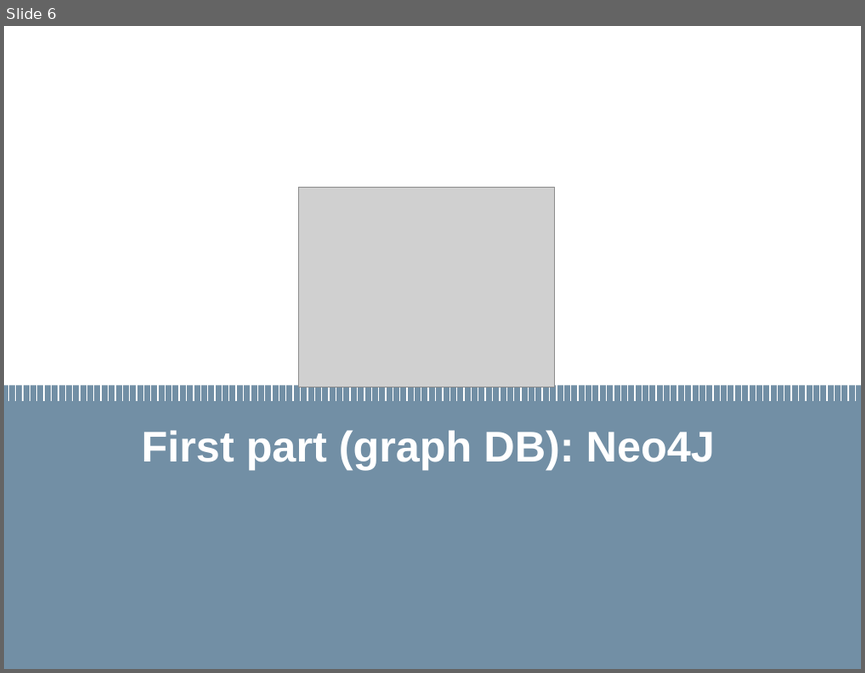
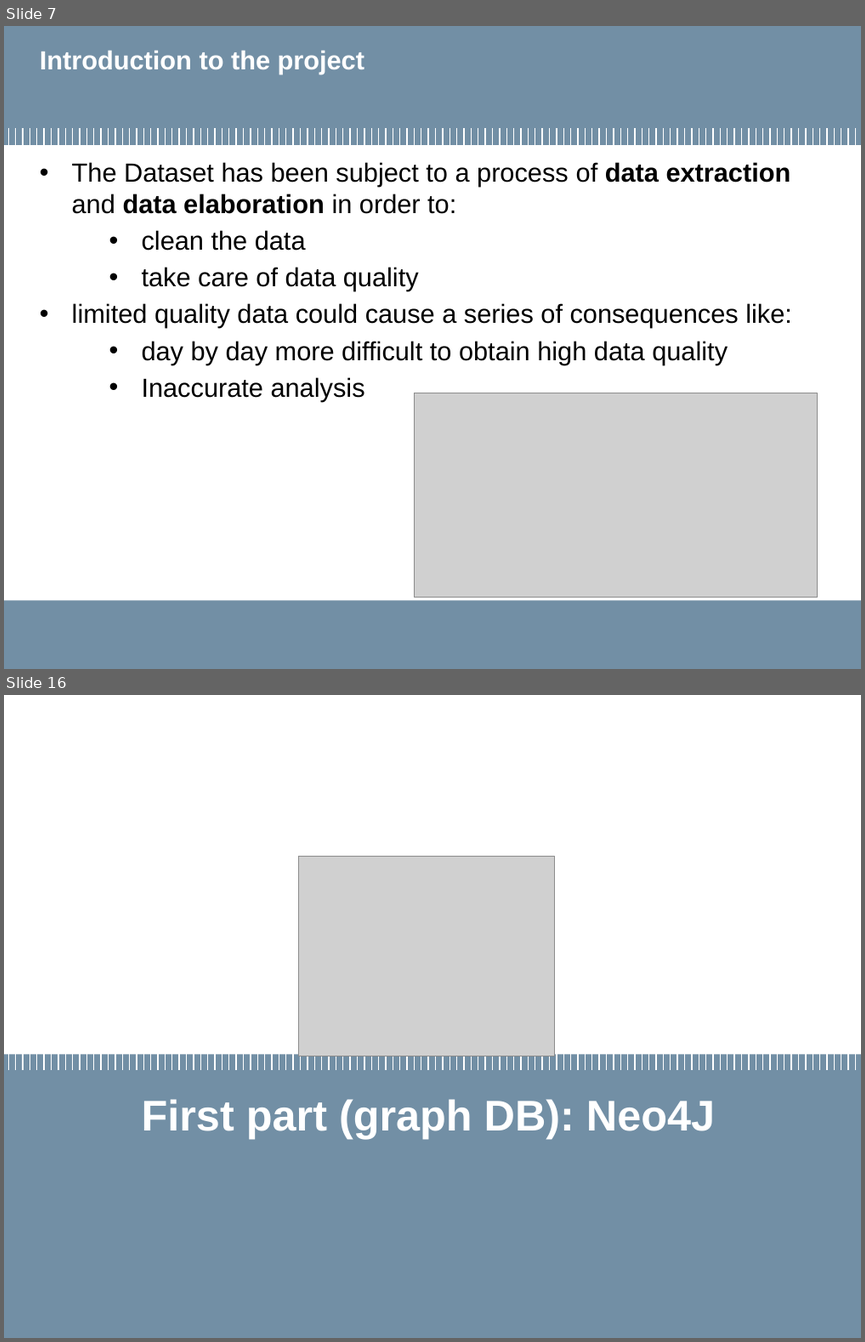
Before and after one commit to MarcoLucaPrevitera/BigData-Project, a slide deck: Presentation/FinalPresentation.pptx. Shown one above the other, each under a label of ours: slide 6 before the commit, slides 7 and 16 after it; the slides between them are not shown. The pictures are 865x673 and 865x1342 pixels, drawn with LibreOffice and Linux fonts; fonts in the diff are those of the drawing; grey boxes stand for pictures; background and template pictures are left out. Boxes give left, top, right and bottom in pixels: in the first picture for what was removed or moved away, otherwise in the second. Text is boxed around its words. In the diff, an @@ line names an element or a change of style, - is before the commit and + after.

```diff
--- a/Presentation/FinalPresentation.pptx
+++ b/Presentation/FinalPresentation.pptx
@@ slide 7 added at (4,26,861,669), background #FFFFFF @@
@@ rectangle added at (4,26,861,145), fill #728FA5 @@
@@ title added at (40,50,364,74), 22 pt, text #FFFFFF, bold @@
+Introduction to the project
@@ group added at (8,128,856,145): 120 lines @@
@@ text added at (72,162,792,401), 22 pt, text #000000 @@
+• The Dataset has been subject to a process of data extraction and data elaboration in order to:
+  • clean the data
+  • take care of data quality
+• limited quality data could cause a series of consequences like:
+  • day by day more difficult to obtain high data quality
+  • Inaccurate analysis
@@ picture added at (414,392,817,596) @@
@@ rectangle added at (4,600,861,669), fill #728FA5 @@
@@ rectangle added at (4,618,323,654), fill #728FA5 @@
@@ what was slide 6 is now slide 16 @@
```
Also in this commit, not shown: 10 slides changed, 23 other slides added, 6 slides removed, 10 other files.
